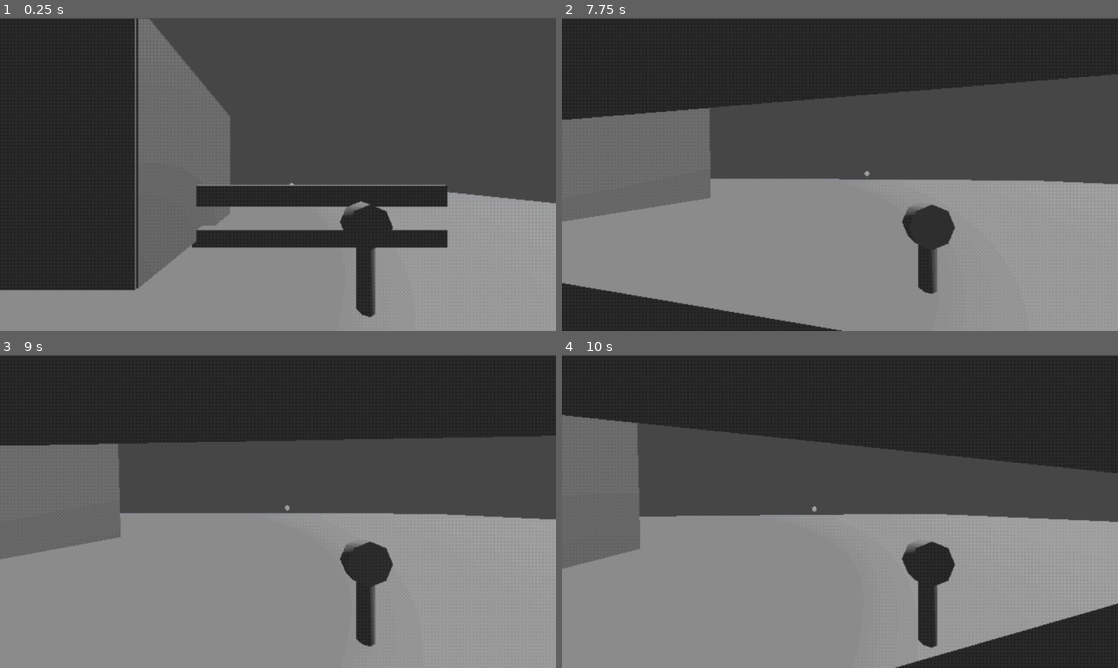
Above: before the commit, frames 1-4 (two rows, left to right).
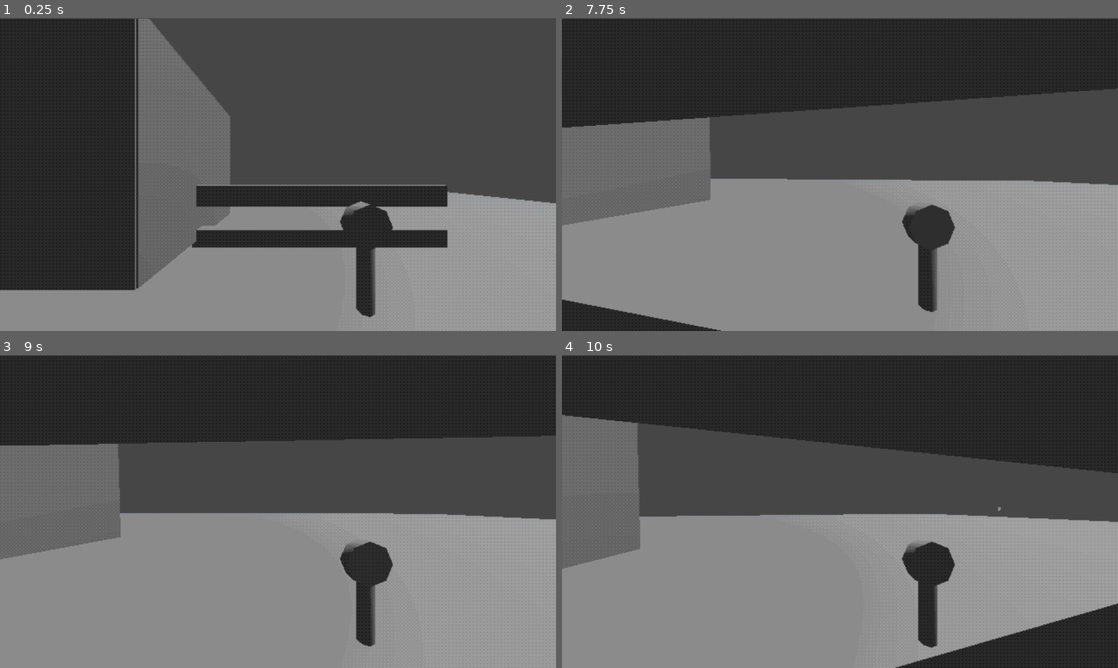
Above: after the commit, the same moments.

Repository: electrp/ggj25
Game: Godot game, scene res://levels/lvl_RoomTest.tscn
Same seed, same stepped clock (60 frames per second), same inputs: the game is played once before the commit and once after it.
Inputs (mouse positions are in pixels of both pictures, inside the frame that each line leads up to):
- Up to frame 1 (0.25 s): no input
- Up to frame 2 (7.75 s): move the mouse to (867, 174) at 0.52 s; press the mouse at (867, 174) at 0.53 s; hold Up (ui_up) 0.53-5.78 s; tap Space (ui_accept) at 0.77, 1.52, 3.02, 3.77, 4.52, 5.75, 6.02, 6.77, 7.52 s; move the mouse to (812, 174) at 1.27 s; release the mouse at (812, 174) at 1.28 s; click (812, 174) at 1.35 s; move the mouse to (851, 168) at 2.02 s; press the mouse at (851, 168) at 2.03 s; move the mouse to (834, 180) at 2.77 s; release the mouse at (834, 180) at 2.78 s; click (834, 180) at 2.85 s; move the mouse to (878, 177) at 3.52 s; press the mouse at (878, 177) at 3.53 s; tap Enter at 4.25 s; move the mouse to (795, 171) at 4.27 s; release the mouse at (795, 171) at 4.28 s; click (795, 171) at 4.35 s; move the mouse to (845, 174) at 5.02 s; press the mouse at (845, 174) at 5.03 s; move the mouse to (817, 168) at 5.77 s; release the mouse at (817, 168) at 5.78 s; hold Right (ui_right) 5.78-6.53 s; click (817, 168) at 5.85 s; move the mouse to (867, 174) at 6.52 s; press the mouse at (867, 174) at 6.53 s; hold Up (ui_up) from 6.53 s (still down); move the mouse to (812, 174) at 7.27 s; release the mouse at (812, 174) at 7.28 s; click (812, 174) at 7.35 s
- Up to frame 3 (9 s): move the mouse to (289, 505) at 8.02 s; press the mouse at (289, 505) at 8.03 s; move the mouse to (272, 517) at 8.77 s; release Up (ui_up) at 8.78 s; release the mouse at (272, 517) at 8.78 s; hold Left (ui_left) from 8.78 s (still down); click (272, 517) at 8.85 s
- Up to frame 4 (10 s): tap Space (ui_accept) at 9.02, 9.77 s; move the mouse to (878, 514) at 9.52 s; release Left (ui_left) at 9.53 s; press the mouse at (878, 514) at 9.53 s; hold Up (ui_up) from 9.53 s (still down)

The runs differ from the first frame. In frame 1, less than 0.1% of the frame differs, in the area x 52-53%, y 52-54%; in frame 2, 6.4%, in the area x 0-100%, y 18-100%; in frame 3, less than 0.1%; in frame 4, less than 0.1%.

Commit message:
making bubbles look better

Diff:
--- a/ggj25/prefabs/pf_Bubble.tscn
+++ b/ggj25/prefabs/pf_Bubble.tscn
@@ -6,15 +6,31 @@
 resource_name = "bubble"
 script/source = "extends Node3D
 
+@onready var collision_shape = $CollisionShape3D
+@onready var sprite = $Sprite3D
+
+const TARGET_COLLISION_SCALE = Vector3(1, 1, 1)
+const TARGET_SPRITE_SCALE = Vector3(3, 3, 3)
 
 # Called when the node enters the scene tree for the first time.
 func _ready() -> void:
-	pass # Replace with function body.
-
+	collision_shape.scale = Vector3(0, 0, 0)
+	sprite.scale = Vector3(0, 0, 0)
 
 # Called every frame. 'delta' is the elapsed time since the previous frame.
 func _process(delta: float) -> void:
-	pass
+	var collision_increment = 1.0 / TARGET_SPRITE_SCALE.x
+	var increment = delta * 5
+
+	if collision_shape.scale.length_squared() < TARGET_COLLISION_SCALE.length_squared():
+		collision_shape.scale += Vector3(collision_increment, collision_increment, collision_increment) * increment
+	else:
+		collision_shape.scale = TARGET_COLLISION_SCALE
+
+	if sprite.scale.length_squared() < TARGET_SPRITE_SCALE.length_squared():
+		sprite.scale += Vector3(1, 1, 1) * increment
+	else:
+		sprite.scale = TARGET_SPRITE_SCALE
 
 func _on_body_entered(body: Node) -> void:
 	print(\"bubble popped on \", body.name)
--- a/ggj25/prefabs/pf_BubbleSpawner.tscn
+++ b/ggj25/prefabs/pf_BubbleSpawner.tscn
@@ -1,7 +1,11 @@
-[gd_scene load_steps=3 format=3 uid="uid://j4sd65yaxc0i"]
+[gd_scene load_steps=5 format=3 uid="uid://j4sd65yaxc0i"]
 
 [ext_resource type="Script" path="res://scripts/scr_BubbleSpawner.gd" id="1_knpvm"]
 [ext_resource type="PackedScene" uid="uid://chisax6gmxmwm" path="res://prefabs/pf_Bubble.tscn" id="2_ake4c"]
+[ext_resource type="Script" path="res://scripts/scr_SpawnerRange.gd" id="3_hgtdv"]
+
+[sub_resource type="BoxShape3D" id="BoxShape3D_qwxhq"]
+size = Vector3(1.5, 8, 1.5)
 
 [node name="BubbleSpawner" type="CSGCylinder3D"]
 transform = Transform3D(1, 0, 0, 0, 0.0889834, 0, 0, 0, 1, 0, 0, 0)
@@ -9,10 +13,17 @@
 bubble_scene = ExtResource("2_ake4c")
 
 [node name="CSGCylinder3D" type="CSGCylinder3D" parent="."]
-transform = Transform3D(0.6, 0, 0, 0, 0.1, 5.32907e-16, 0, -8.88178e-17, 0.6, 0, 1.221, 0.012)
+transform = Transform3D(0.6, 0, 0, 0, 0.1, 5.32907e-16, 0, -8.88178e-17, 0.6, 0, 1.221, 0)
 
 [node name="CSGCylinder3D2" type="CSGCylinder3D" parent="."]
-transform = Transform3D(0.8, 0, 0, 0, 0.1, 7.10543e-16, 0, -8.88178e-17, 0.8, 0, 1.071, 0)
+transform = Transform3D(0.8, 0, 0, 0, 0.1, 7.10542e-16, 0, -8.88178e-17, 0.8, 0, 1.071, 0)
 
 [node name="Marker3D" type="Marker3D" parent="."]
-transform = Transform3D(1, 0, 0, 0, 1, 0, 0, 0, 1, 0, 44.554, 0)
+transform = Transform3D(1, 0, 0, 0, 1, 0, 0, 0, 1, 0, 1, 0)
+
+[node name="SpawnerRange" type="Area3D" parent="."]
+script = ExtResource("3_hgtdv")
+
+[node name="CollisionShape3D" type="CollisionShape3D" parent="SpawnerRange"]
+transform = Transform3D(1, 0, 0, 0, 1, 0, 0, 0, 1, 0, 5, 0)
+shape = SubResource("BoxShape3D_qwxhq")
--- a/ggj25/scripts/scr_BubbleSpawner.gd
+++ b/ggj25/scripts/scr_BubbleSpawner.gd
@@ -3,15 +3,21 @@
 @export var bubble_scene: PackedScene
 @export var spawned_bubble: RigidBody3D
 
+var canShoot = true
+
 # Called when the node enters the scene tree for the first time.
 func _ready() -> void:
-	pass # Replace with function body.
+	pass
 
 
 # Called every frame. 'delta' is the elapsed time since the previous frame.
 func _process(delta: float) -> void:
-	if(spawned_bubble == null):
+	if (spawned_bubble == null) and canShoot == true:
 		spawned_bubble = bubble_scene.instantiate();
 		add_child(spawned_bubble);
 		spawned_bubble.position = $Marker3D.position
+		spawned_bubble.apply_impulse(($Marker3D.global_position - global_position) * 50)
 	pass
+
+func _on_body_entered(body: Node):
+	canShoot = true
--- /dev/null
+++ b/ggj25/scripts/scr_SpawnerRange.gd
@@ -0,0 +1,17 @@
+extends Area3D
+
+
+# Called when the node enters the scene tree for the first time.
+func _ready() -> void:
+	connect("body_entered", Callable(self, "_on_body_entered"))
+	connect("body_exited" , Callable(self, "_on_body_exited"))
+
+# Called every frame. 'delta' is the elapsed time since the previous frame.
+func _process(delta: float) -> void:
+	pass
+
+func _on_body_entered(body: Node) -> void:
+	get_parent().canShoot = false
+
+func _on_body_exited(body: Node) -> void:
+	get_parent().canShoot = true
